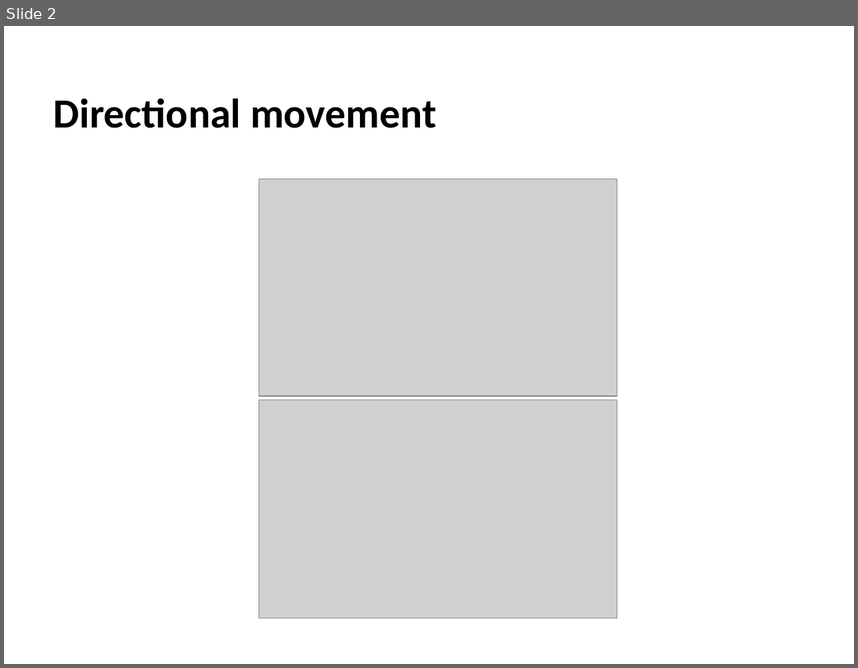
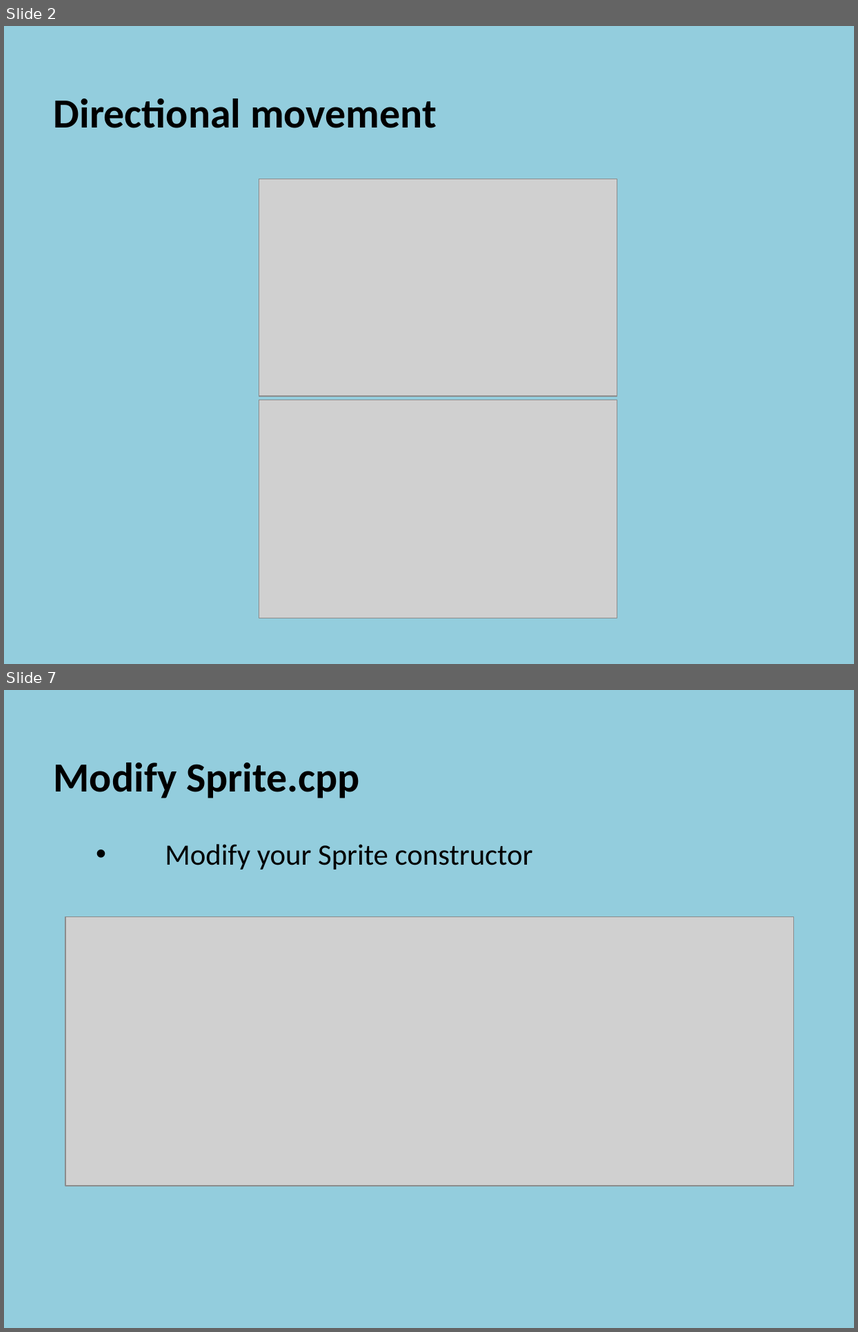
Before and after one commit to szetko/course-materials, a slide deck: Programming 4/05.1 Directional Sprites/05.1 Directional Sprites.pptx. Shown one above the other, each under a label of ours: slide 2 before the commit, slides 2 and 7 after it; the slides between them are not shown. The pictures are 858x668 and 858x1332 pixels, drawn with LibreOffice and Linux fonts; fonts in the diff are those of the drawing; grey boxes stand for pictures. Boxes give left, top, right and bottom in pixels: in the first picture for what was removed or moved away, otherwise in the second. Text is boxed around its words. In the diff, an @@ line names an element or a change of style, - is before the commit and + after.

Commit message:
Update 05.1 Directional Sprites PP

```diff
--- a/Programming 4/05.1 Directional Sprites/05.1 Directional Sprites.pptx
+++ b/Programming 4/05.1 Directional Sprites/05.1 Directional Sprites.pptx
@@ slide 7 added at box(4, 690, 854, 1328), background #93CDDD @@
@@ text added at box(54, 762, 533, 869), 25 pt, text #000000 @@
+  Modify Sprite.cpp
+    • Modify your Sprite constructor
@@ picture added at box(65, 917, 794, 1185) @@
@@ slide 2 changed as well @@
@@ background #FFFFFF to #93CDDD @@
```
Also in this commit, not shown: 1 other slide changed, 14 other slides added, 1 slide removed.
